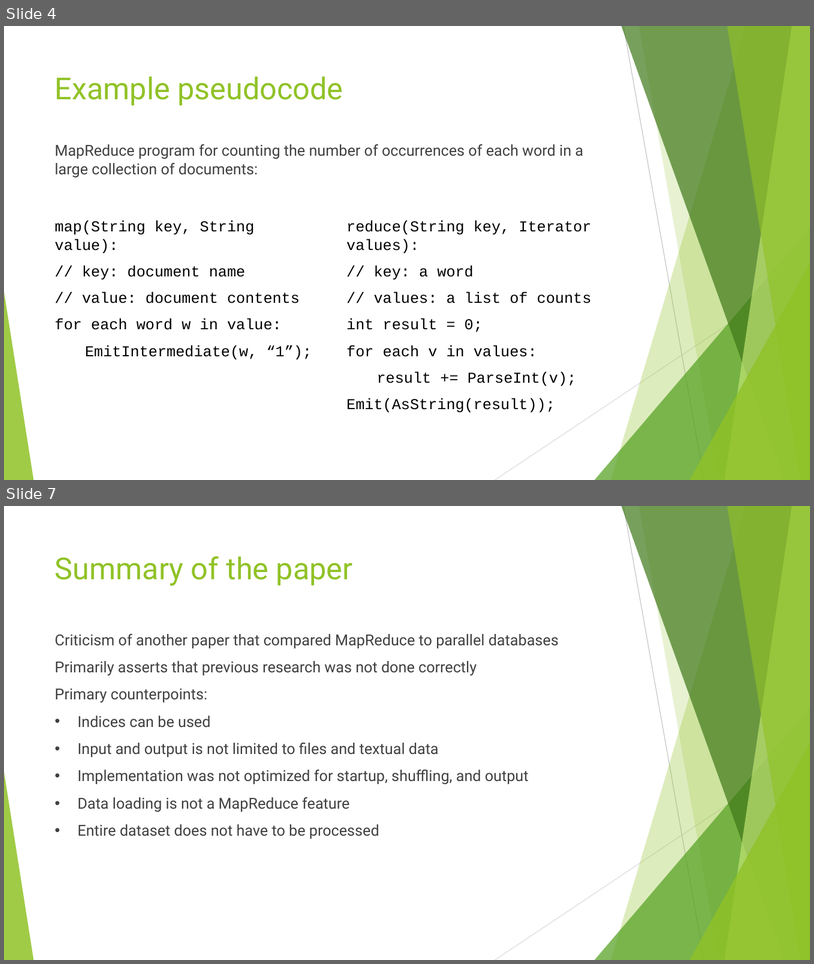
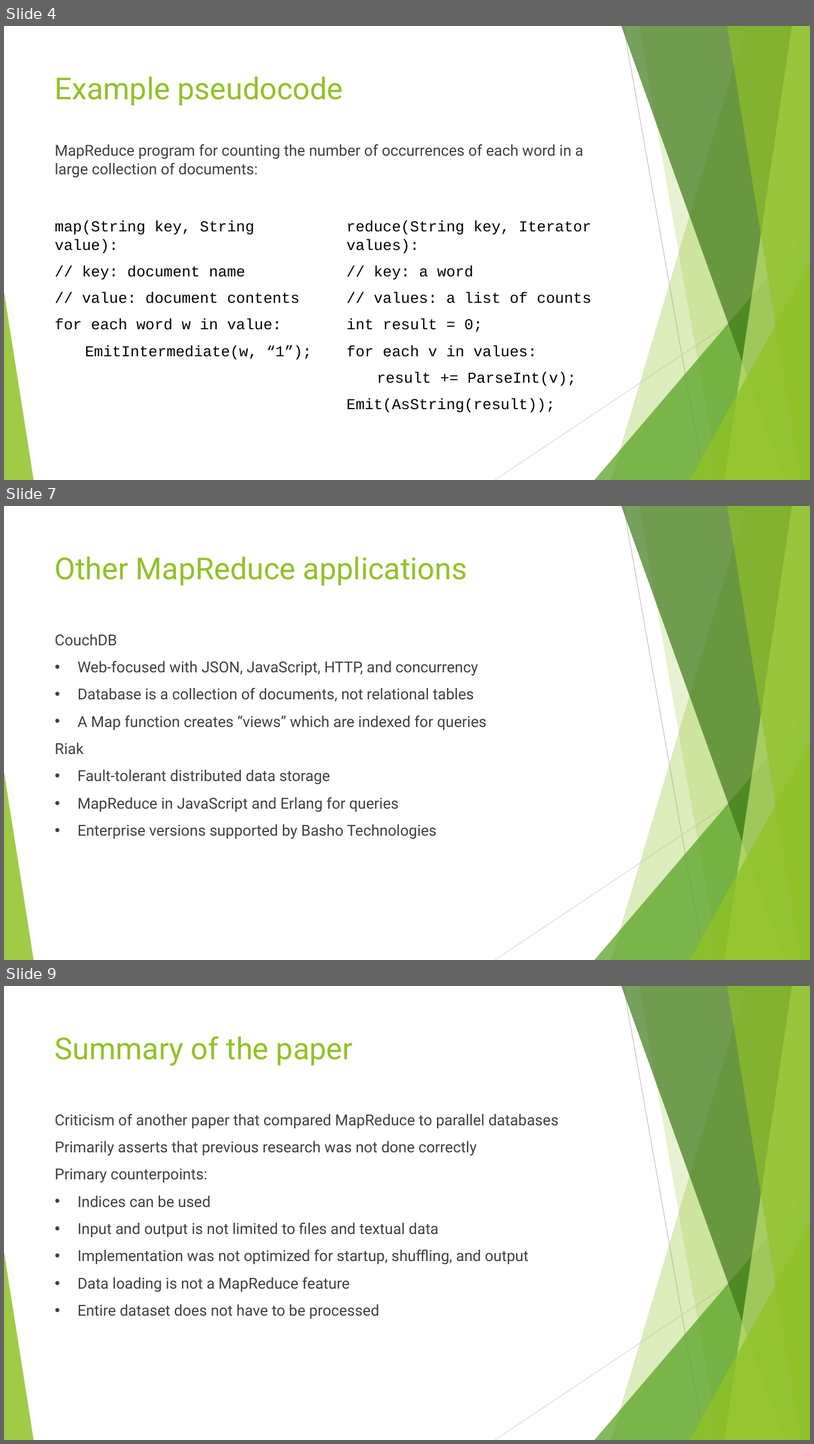
Before and after one commit to Ninjinkai/CAP6315_Presentation, a slide deck: Presentation_Nick_Petty.pptx. Shown one above the other, each under a label of ours: slides 4 and 7 before the commit, slides 4, 7 and 9 after it; the slides between them are not shown. The pictures are 814x964 and 814x1444 pixels, drawn with LibreOffice and Linux fonts; fonts in the diff are those of the drawing. Boxes give left, top, right and bottom in pixels: in the first picture for what was removed or moved away, otherwise in the second. Text is boxed around its words. In the diff, an @@ line names an element or a change of style, - is before the commit and + after.

```diff
--- a/Presentation_Nick_Petty.pptx
+++ b/Presentation_Nick_Petty.pptx
@@ slide 7 added at (4, 506, 810, 960), background #FFFFFF; not listed: 10 template elements that a slide beside it also shows @@
@@ title added at (55, 556, 467, 586), 36 pt, text #90C226 @@
+Other MapReduce applications
@@ text added at (55, 634, 487, 839), 18 pt, text #404040 @@
+CouchDB
+• Web-focused with JSON, JavaScript, HTTP, and concurrency
+• Database is a collection of documents, not relational tables
+• A Map function creates “views” which are indexed for queries
+Riak
+• Fault-tolerant distributed data storage
+• MapReduce in JavaScript and Erlang for queries
+• Enterprise versions supported by Basho Technologies
@@ what was slide 7 is now slide 9 @@
```
Also in this commit, not shown: 2 slides changed, 1 other slide added, 1 other file.
